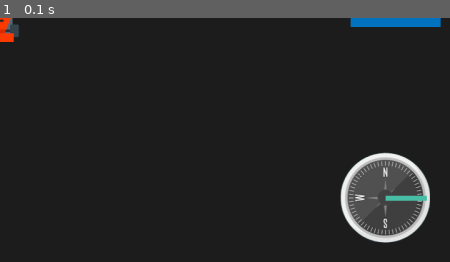
Above: before the commit, frame 1.
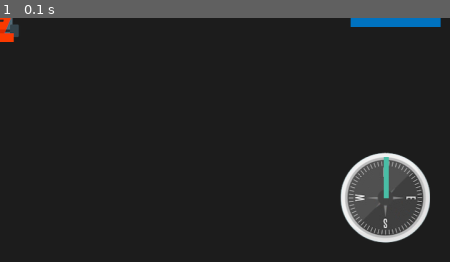
Above: after the commit, the same moment.

Repository: JackBlair87/HackTJ2021
Game: pygame game, started from ground_station/BotDisplay.py
Two runs of this game, one before a commit and one after it. Both use one fixed random seed, a clock stepped at 60 frames per second and the inputs below.
Inputs:
- Up to frame 1 (0.1 s): no input
The pictures show only the part of the screen within x 50-100%, y 50-100%; the shares and areas given below are measured in that part.

The runs differ from the first frame. In frame 1, 0.4% of the frame differs, in the area x 85-95%, y 56-75%.

Commit message:
Added Compass Functionality

Diff:
--- a/ground_station/BotDisplay.py
+++ b/ground_station/BotDisplay.py
@@ -35,8 +35,7 @@
 #information about the robot and location
 running = True
 mode = Mode.manual
-current_action = 'Initializing Ground Station'
-# ai = AI()
+current_action = 'Initializing Ground Station' #integrate with logger if possible
 
 #time information for communications
 #todo phase out time increments
@@ -81,7 +80,7 @@
     mode_label = draw_text("Mode: " + Mode.all_modes_english[mode], .91, top_row_y, text_color=PINK)
     draw_text("State: " + State.all_states_english[robot.state], .75, top_row_y, text_color=PINK)
     draw_text(current_action, .01, top_row_y, basis_point='midleft', text_color=PINK)
-    draw_compass(screen_width-175, screen_height-175)
+    draw_compass(screen_width-175, screen_height-175, robot.angle)
 
     #x_max is .85, y_min is .1
     robot.draw_robot(screen=screen, x_min=0, x_max=1, y_min=0, y_max=1, screen_width=screen_width, screen_height=screen_height)
--- a/ground_station/Communicator.py
+++ b/ground_station/Communicator.py
@@ -42,11 +42,11 @@
         self.logger.log("^New data list is less than 7^")
         return None
 
-      self.logger.log(newdata[0], newdata[1], newdata[2], newdata[3], newdata[4], newdata[5], newdata[6])
       if(old_state != 0 and newdata[0] == 0):
         info = InfoPacket(newdata[0], newdata[1], newdata[2], newdata[3], newdata[4], newdata[5], newdata[6], True)
       else:
         info = InfoPacket(newdata[0], newdata[1], newdata[2], newdata[3], newdata[4], newdata[5], newdata[6], False)
+      self.logger.log(str(info))
       return info
 
   def transmit_info(self, state = 0):
--- a/ground_station/Robot.py
+++ b/ground_station/Robot.py
@@ -17,7 +17,7 @@
         self.ycoord = y - self.size[1]/2
         self.angle = angle
         self.dataPackets = [InfoPacket(angle=90), InfoPacket(angle=90)]
-        self.communicator = Communicator(enabled = False)
+        self.communicator = Communicator(enabled = True)
         self.communicator.initiate_bluetooth()
         self.state = State.stop
         self.communicator.transmit_info(self.state)
@@ -57,7 +57,7 @@
 
     def __update_location(self):
         delta_x, delta_y, angle = self.__calculate_delta_location_change()
-        self.logger.log("delta_x, delta_y, delta_angle:", delta_x, delta_y, angle)
+        #self.logger.log("delta_x, delta_y, delta_angle:", delta_x, delta_y, angle)
         self.xcoord += delta_x
         self.ycoord += delta_y
         self.angle = angle
